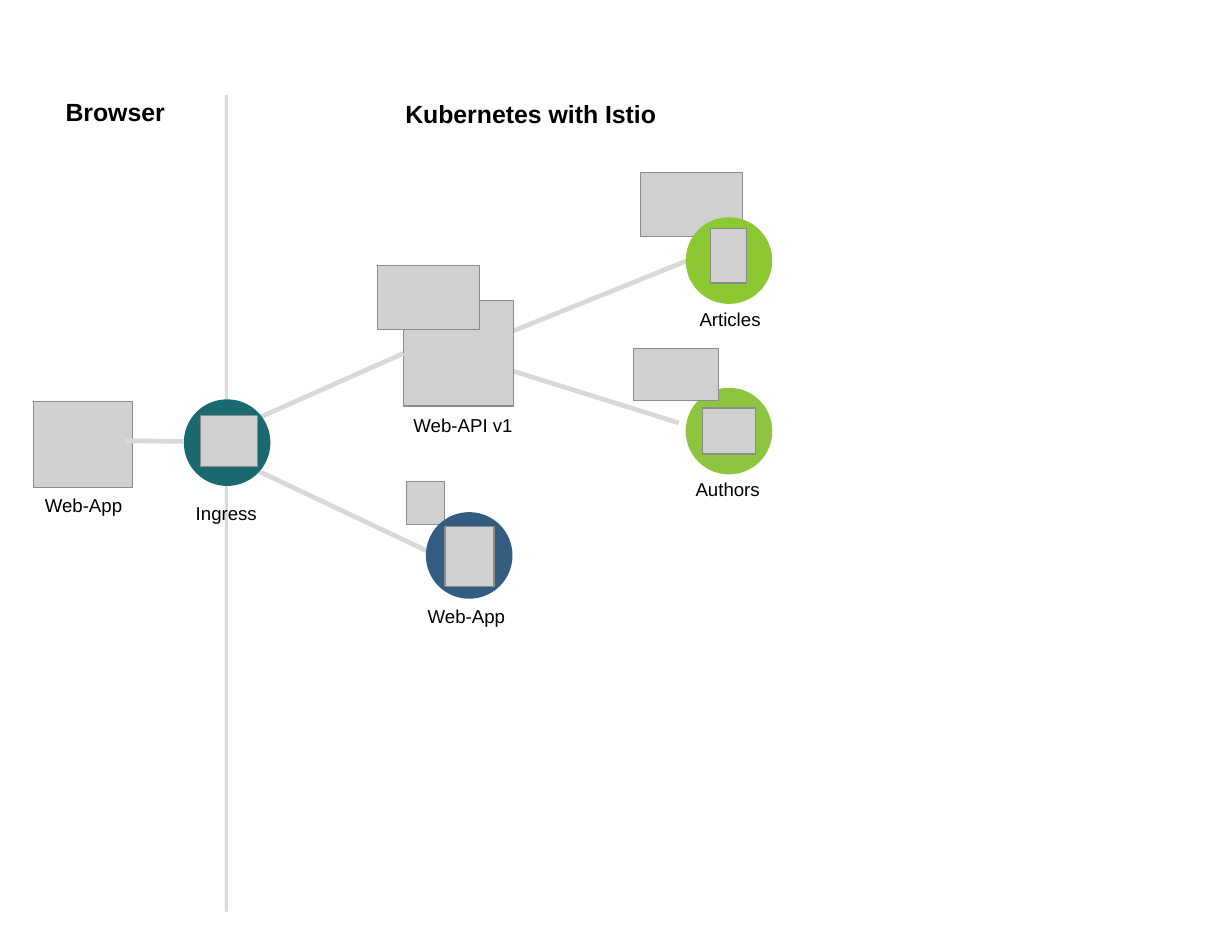
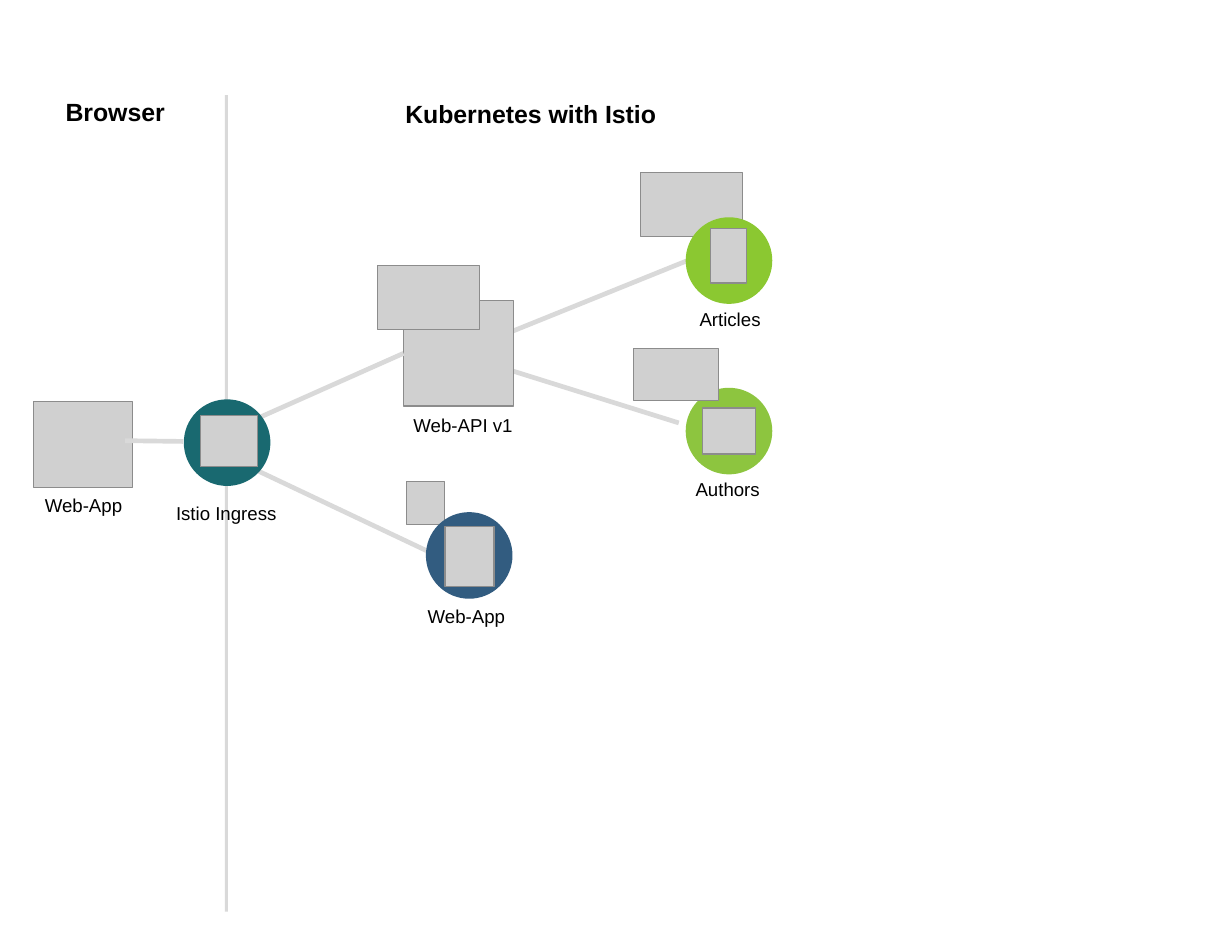
Before and after one commit to IBM/cloud-native-starter, a slide deck: slide 3 of workshop/images/architecture.pptx. Drawn at 1232x952 pixels with LibreOffice and Linux fonts; fonts in the diff are those of the drawing; grey boxes stand for pictures. Boxes give left, top, right and bottom in pixels: in the first picture for what was removed or moved away, otherwise in the second. Text is boxed around its words. In the diff, an @@ line names an element or a change of style, - is before the commit and + after.

```diff
--- a/workshop/images/architecture.pptx
+++ b/workshop/images/architecture.pptx
@@ text at [176, 506, 276, 524]: text changed @@
-Ingress
+Istio Ingress
```
Also in this commit, not shown: 1 other slide changed, 7 slides added, 11 other files.
